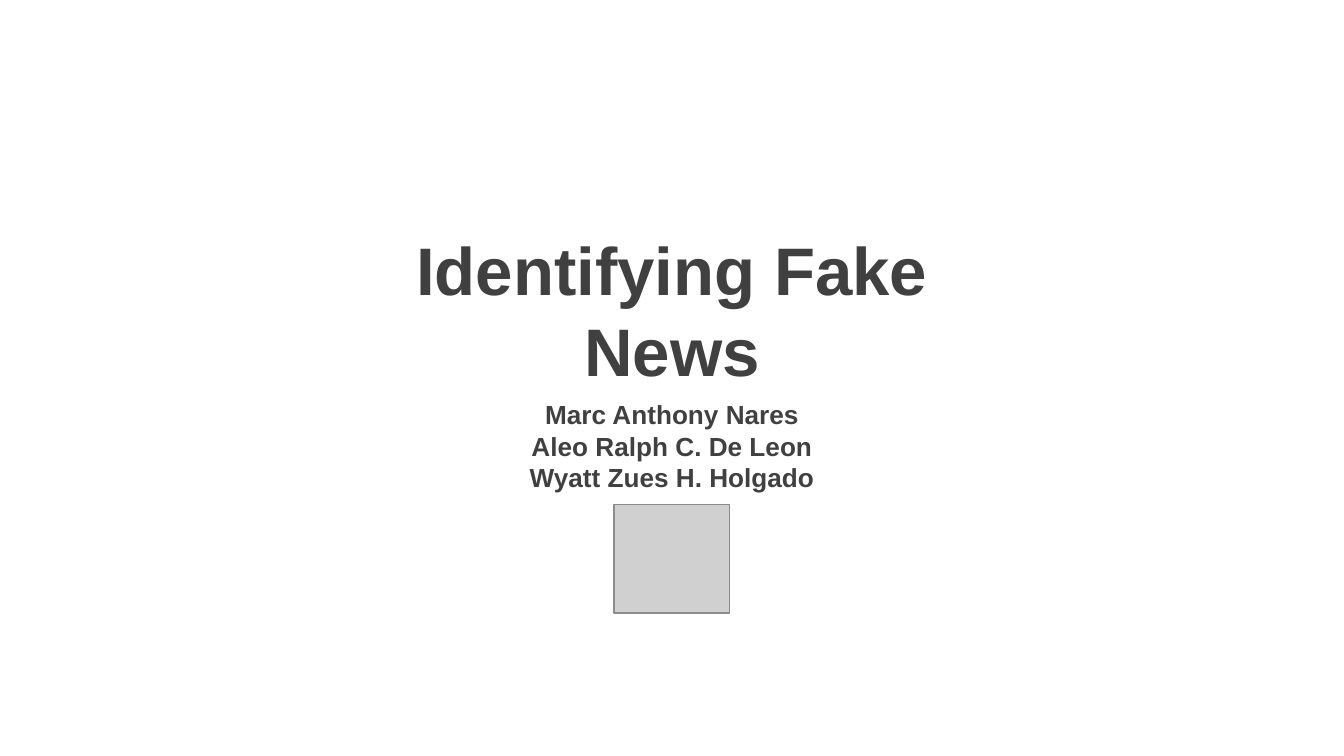
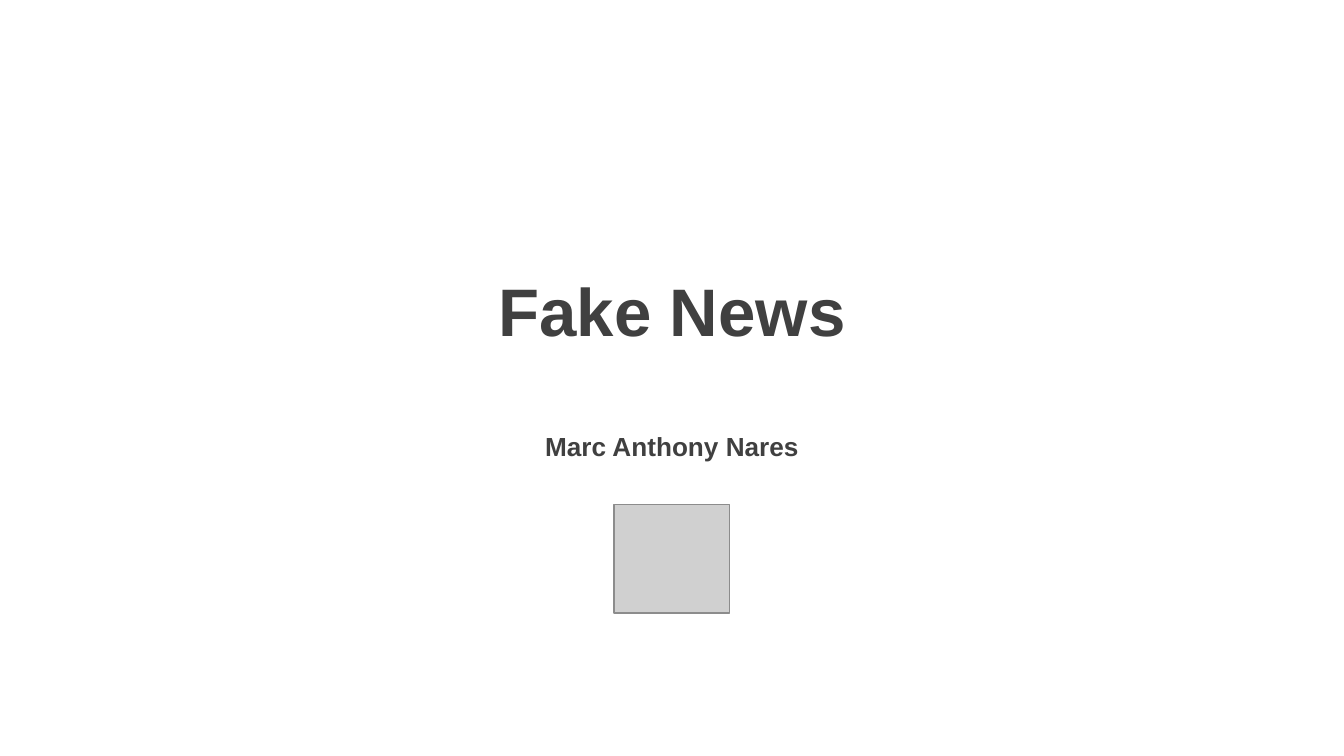
Before and after one commit to mnares/CSPROJ2---Fake-News, a slide deck: slide 1 of CSPROJ2/Diagrams/Pastel-Watercolor-Painted-PowerPoint-Template-.pptx. Drawn at 1344x756 pixels with LibreOffice and Linux fonts; fonts in the diff are those of the drawing; grey boxes stand for pictures; background and template pictures are left out. Boxes give left, top, right and bottom in pixels: in the first picture for what was removed or moved away, otherwise in the second. Text is boxed around its words. In the diff, an @@ line names an element or a change of style, - is before the commit and + after.

```diff
--- a/CSPROJ2/Diagrams/Pastel-Watercolor-Painted-PowerPoint-Template-.pptx
+++ b/CSPROJ2/Diagrams/Pastel-Watercolor-Painted-PowerPoint-Template-.pptx
@@ text at (x1=498, y1=287, x2=845, y2=337): text changed @@
-Identifying Fake News
+Fake News
@@ text at (x1=530, y1=437, x2=814, y2=493): paragraphs removed @@
-Aleo Ralph C. De Leon
-Wyatt Zues H. Holgado
```
Also in this commit, not shown: 6 other slides changed, 11 slides added, 8 slides removed, 1 other file.
